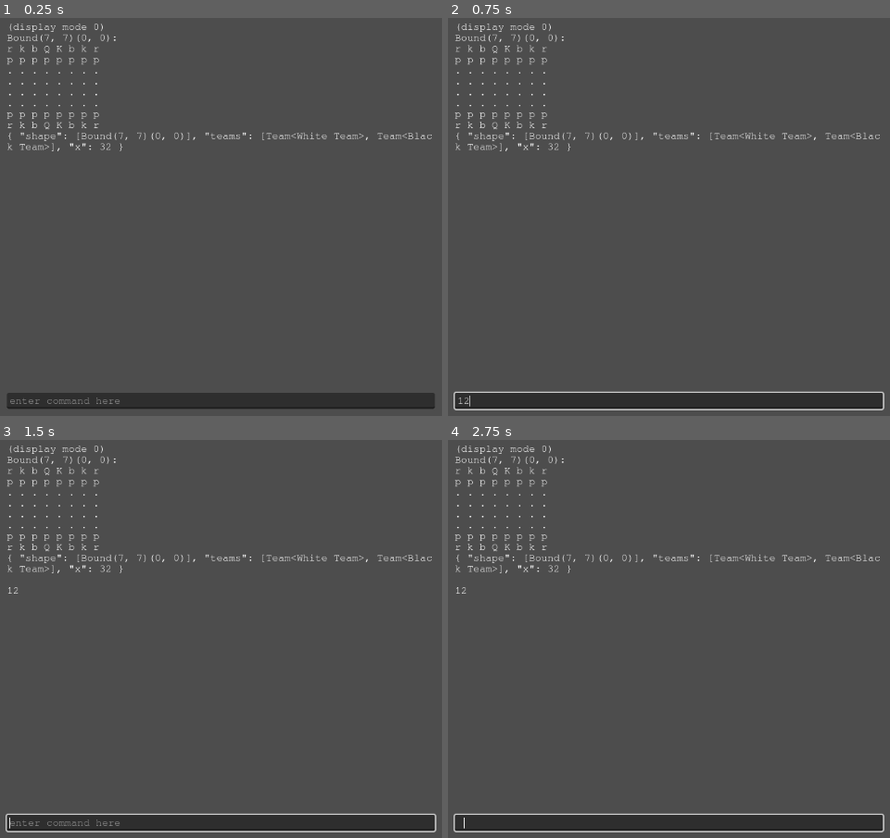
Above: before the commit, frames 1-4 (two rows, left to right).
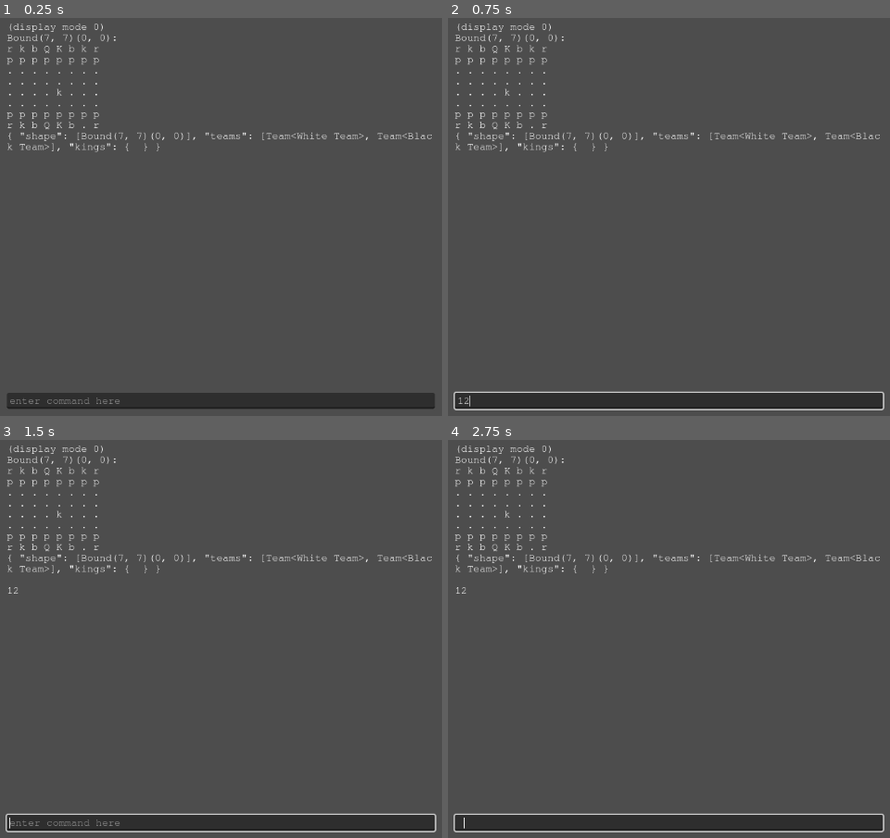
Above: after the commit, the same moments.

Repository: Roboticy3/Mess
Game: Godot game, scene res://default.tscn
Two runs of this game, one before a commit and one after it. Both use one fixed random seed, a clock stepped at 60 frames per second and the inputs below.
Inputs (mouse positions are in pixels of both pictures, inside the frame that each line leads up to):
- Up to frame 1 (0.25 s): no input
- Up to frame 2 (0.75 s): click (669, 400) at 0.52 s; type "12" at 0.6 s
- Up to frame 3 (1.5 s): tap Enter at 1.25 s
- Up to frame 4 (2.75 s): tap Space at 2 s

The runs differ from the first frame. In frame 1, 0.1% of the frame differs, in the area x 12-37%, y 17-34%; in frame 2, 0.1%; in frame 3, 0.1%; in frame 4, 0.1%.

Commit message:
Moved Piece.gd to the right folder

Diff:
--- a/Board Types/Board.gd
+++ b/Board Types/Board.gd
@@ -37,8 +37,6 @@
 	"shape":[],
 	"teams":[]}
 
-@export var dynamic_state_keys:PackedStringArray = []
-
 #the board stores its state at the beginning of each turn
 #each state is a dictionary including pieces and variables that can change during a game
 #each state should store its own copies of pieces and values for other states of the board
@@ -51,6 +49,7 @@
 ### INITIALIZATION, MAY BE OVERRIDEN BY INHERITORS
 
 func _init():
+
 	if active: Accessor.current_board = self
 
 	states = [starting_state.duplicate()]
@@ -109,7 +108,7 @@
 	get_state()[pos] = p
 	current_state[pos] = p
 
-func remove_piece(p:Piece, pos=null) -> void:
+func remove_piece(p:Piece, pos=null) -> Removed:
 	var r = Removed.new()
 	r.last = p
 
@@ -117,8 +116,11 @@
 	get_state()[pos] = r
 	current_state.erase(pos)
 
+	return r
+
 #move piece p to a new position on the active state
 #adds a Removed in the old position of the piece in generated mode
+#returns the new copy of the Piece
 func move_piece(p:Piece, new_pos) -> Piece:
 
 	var s := current_state
@@ -130,6 +132,7 @@
 
 	p_new.last = s.get(new_pos)
 	remove_piece(p, pos)
+	if p_new.last is Piece: remove_piece(p_new.last, new_pos)
 
 	var n_s := p_new.get_state()
 	n_s["position"] = new_pos
@@ -150,25 +153,24 @@
 		if !(p is Piece): continue
 
 		p.generate_options(self)
-
-func g_call_option(o:Callable):
-	add_state()
-	o.call()
-	g_options()
 
 #create a new turn by calling an option on a piece
 #creates a new state and fills it by calling the given option on the given piece
 func call_option(p:Piece, o) -> bool:
 
 	var p_o := p.options
-	if !p.options.has(o):
+	var option = p_o.get(o)
+	if option == null:
 		return false
 
-	if build:
-		add_state(p_o[o], true)
-		b_options()
-	else:
-		g_call_option(p_o[o])
+	if option is Dictionary:
+		add_state(option, true)
+	elif option is Callable:
+		add_state()
+		option.call()
+
+	if build: b_options()
+	else: g_options()
 
 	states[-1].make_read_only()
 
@@ -193,8 +195,9 @@
 			k[i] = null
 			continue
 
-		p.options = {}
-		var options:Dictionary = p.generate_options(self, false)
+		var options:Dictionary = p.options
+		if options.is_empty():
+			options = p.generate_options(self, false)
 
 		if options.is_empty():
 			k[i] = null
@@ -205,9 +208,6 @@
 
 		b_new_s[k[i]] = new_p
 		v[i] = new_p
-	#additionally copy keys that were flagged as dynamic
-	for d in dynamic_state_keys:
-		b_new_s[d] = get_state().get(d)
 
 	merge_state(b_new_s, s)
 
@@ -251,8 +251,10 @@
 
 	var s:Dictionary = states.pop_back()
 	tear_state(s)
-
-	b_options()
+	merge_state_misc(states[-1])
+
+	if build: b_options()
+	else: g_options()
 
 	return s
 
@@ -270,6 +272,16 @@
 			target[k[i]] = p
 		else:
 			target.erase(k[i])
+
+func merge_state_misc(s:Dictionary, target:=current_state):
+	var k := s.keys()
+	var v := s.values()
+
+	for i in k.size():
+		var p = v[i]
+
+		if !(p is Piece) and !(p is Removed):
+			target[k[i]] = v[i]
 
 func tear_state(s:Dictionary, target:=current_state):
 	var k := s.keys()
@@ -318,6 +330,7 @@
 	return t == null || t == get_team()
 
 func get_state(turn := get_turn()) -> Dictionary:
+	if turn < 0: return starting_state
 	return states[turn]
 
 func get_team(pos=null, turn := get_turn()) -> Team:
--- a/Board Types/Chess.gd
+++ b/Board Types/Chess.gd
@@ -1,9 +1,7 @@
 extends Board2i
 
 func _init():
-
-	starting_state["x"] = 0
-	dynamic_state_keys = ["x"]
+	starting_state["kings"] = {}
 
 	super._init()
 
@@ -13,12 +11,8 @@
 func add_piece(p:Piece, pos=null):
 	super.add_piece(p, pos)
 
-	get_state()["x"] += 1
-
 func remove_piece(p:Piece, pos=null):
-	super.remove_piece(p, pos)
-
-	get_state()["x"] -= 1
+	var r = super.remove_piece(p, pos)
 
 func _evaluate():
 	super._evaluate()
--- a/default.tscn
+++ b/default.tscn
@@ -1,8 +1,8 @@
-[gd_scene load_steps=22 format=3 uid="uid://csevw85mg4w2l"]
+[gd_scene load_steps=22 format=3 uid="uid://ci5mt31lrmwjj"]
 
 [ext_resource type="Script" path="res://Board Types/Chess.gd" id="1_843vs"]
 [ext_resource type="Script" path="res://Scripts/Board Elements/Team.gd" id="2_l4gke"]
-[ext_resource type="Script" path="res://Piece Types/Piece.gd" id="3_inpwt"]
+[ext_resource type="Script" path="res://Scripts/Board Elements/Piece.gd" id="3_22oss"]
 [ext_resource type="Script" path="res://Piece Types/Pawn2i.gd" id="4_c2gxl"]
 [ext_resource type="Script" path="res://Piece Types/Knight2i.gd" id="5_sjywq"]
 [ext_resource type="Script" path="res://Scripts/Player/Player.gd" id="6_34qhd"]
@@ -50,112 +50,112 @@
 priority = 1
 
 [node name="Pawn" type="Node" parent="Board/White Team"]
-script = ExtResource("3_inpwt")
+script = ExtResource("3_22oss")
 type = SubResource("Resource_8a4kp")
 starting_state = {
 "position": Vector2i(0, 1)
 }
 
 [node name="Pawn2" type="Node" parent="Board/White Team"]
-script = ExtResource("3_inpwt")
+script = ExtResource("3_22oss")
 type = SubResource("Resource_8a4kp")
 starting_state = {
 "position": Vector2i(1, 1)
 }
 
 [node name="Pawn3" type="Node" parent="Board/White Team"]
-script = ExtResource("3_inpwt")
+script = ExtResource("3_22oss")
 type = SubResource("Resource_8a4kp")
 starting_state = {
 "position": Vector2i(2, 1)
 }
 
 [node name="Pawn4" type="Node" parent="Board/White Team"]
-script = ExtResource("3_inpwt")
+script = ExtResource("3_22oss")
 type = SubResource("Resource_8a4kp")
 starting_state = {
 "position": Vector2i(3, 1)
 }
 
 [node name="Pawn5" type="Node" parent="Board/White Team"]
-script = ExtResource("3_inpwt")
+script = ExtResource("3_22oss")
 type = SubResource("Resource_8a4kp")
 starting_state = {
 "position": Vector2i(4, 1)
 }
 
 [node name="Pawn6" type="Node" parent="Board/White Team"]
-script = ExtResource("3_inpwt")
+script = ExtResource("3_22oss")
 type = SubResource("Resource_8a4kp")
 starting_state = {
 "position": Vector2i(5, 1)
 }
 
 [node name="Pawn7" type="Node" parent="Board/White Team"]
-script = ExtResource("3_inpwt")
+script = ExtResource("3_22oss")
 type = SubResource("Resource_8a4kp")
 starting_state = {
 "position": Vector2i(6, 1)
 }
 
 [node name="Pawn8" type="Node" parent="Board/White Team"]
-script = ExtResource("3_inpwt")
+script = ExtResource("3_22oss")
 type = SubResource("Resource_8a4kp")
 starting_state = {
 "position": Vector2i(7, 1)
 }
 
 [node name="Knight" type="Node" parent="Board/White Team"]
-script = ExtResource("3_inpwt")
+script = ExtResource("3_22oss")
 type = SubResource("Resource_1421e")
 starting_state = {
 "position": Vector2i(1, 0)
 }
 
 [node name="Knight2" type="Node" parent="Board/White Team"]
-script = ExtResource("3_inpwt")
+script = ExtResource("3_22oss")
 type = SubResource("Resource_1421e")
 starting_state = {
-"position": Vector2i(6, 0)
+"position": Vector2i(4, 3)
 }
 
 [node name="King" type="Node" parent="Board/White Team"]
-script = ExtResource("3_inpwt")
+script = ExtResource("3_22oss")
 type = SubResource("Resource_e0o4y")
 starting_state = {
 "position": Vector2i(4, 0)
 }
 
 [node name="Rook" type="Node" parent="Board/White Team"]
-script = ExtResource("3_inpwt")
+script = ExtResource("3_22oss")
 type = SubResource("Resource_ve2vv")
 starting_state = {
 "position": Vector2i(0, 0)
 }
 
 [node name="Rook2" type="Node" parent="Board/White Team"]
-script = ExtResource("3_inpwt")
+script = ExtResource("3_22oss")
 type = SubResource("Resource_ve2vv")
 starting_state = {
 "position": Vector2i(7, 0)
 }
 
 [node name="Bishop" type="Node" parent="Board/White Team"]
-script = ExtResource("3_inpwt")
+script = ExtResource("3_22oss")
 type = SubResource("Resource_v6ihh")
 starting_state = {
 "position": Vector2i(2, 0)
 }
 
 [node name="Bishop2" type="Node" parent="Board/White Team"]
-script = ExtResource("3_inpwt")
+script = ExtResource("3_22oss")
 type = SubResource("Resource_v6ihh")
 starting_state = {
 "position": Vector2i(5, 0)
 }
 
 [node name="Queen" type="Node" parent="Board/White Team"]
-script = ExtResource("3_inpwt")
+script = ExtResource("3_22oss")
 type = SubResource("Resource_6gybt")
 starting_state = {
 "position": Vector2i(3, 0)
@@ -168,112 +168,112 @@
 }
 
 [node name="Pawn" type="Node" parent="Board/Black Team"]
-script = ExtResource("3_inpwt")
+script = ExtResource("3_22oss")
 type = SubResource("Resource_8a4kp")
 starting_state = {
 "position": Vector2i(0, 6)
 }
 
 [node name="Pawn2" type="Node" parent="Board/Black Team"]
-script = ExtResource("3_inpwt")
+script = ExtResource("3_22oss")
 type = SubResource("Resource_8a4kp")
 starting_state = {
 "position": Vector2i(1, 6)
 }
 
 [node name="Pawn3" type="Node" parent="Board/Black Team"]
-script = ExtResource("3_inpwt")
+script = ExtResource("3_22oss")
 type = SubResource("Resource_8a4kp")
 starting_state = {
 "position": Vector2i(2, 6)
 }
 
 [node name="Pawn4" type="Node" parent="Board/Black Team"]
-script = ExtResource("3_inpwt")
+script = ExtResource("3_22oss")
 type = SubResource("Resource_8a4kp")
 starting_state = {
 "position": Vector2i(3, 6)
 }
 
 [node name="Pawn5" type="Node" parent="Board/Black Team"]
-script = ExtResource("3_inpwt")
+script = ExtResource("3_22oss")
 type = SubResource("Resource_8a4kp")
 starting_state = {
 "position": Vector2i(4, 6)
 }
 
 [node name="Pawn6" type="Node" parent="Board/Black Team"]
-script = ExtResource("3_inpwt")
+script = ExtResource("3_22oss")
 type = SubResource("Resource_8a4kp")
 starting_state = {
 "position": Vector2i(5, 6)
 }
 
 [node name="Pawn7" type="Node" parent="Board/Black Team"]
-script = ExtResource("3_inpwt")
+script = ExtResource("3_22oss")
 type = SubResource("Resource_8a4kp")
 starting_state = {
 "position": Vector2i(6, 6)
 }
 
 [node name="Pawn8" type="Node" parent="Board/Black Team"]
-script = ExtResource("3_inpwt")
+script = ExtResource("3_22oss")
 type = SubResource("Resource_8a4kp")
 starting_state = {
 "position": Vector2i(7, 6)
 }
 
 [node name="Knight" type="Node" parent="Board/Black Team"]
-script = ExtResource("3_inpwt")
+script = ExtResource("3_22oss")
 type = SubResource("Resource_1421e")
 starting_state = {
 "position": Vector2i(1, 7)
 }
 
 [node name="Knight2" type="Node" parent="Board/Black Team"]
-script = ExtResource("3_inpwt")
+script = ExtResource("3_22oss")
 type = SubResource("Resource_1421e")
 starting_state = {
 "position": Vector2i(6, 7)
 }
 
 [node name="King" type="Node" parent="Board/Black Team"]
-script = ExtResource("3_inpwt")
+script = ExtResource("3_22oss")
 type = SubResource("Resource_e0o4y")
 starting_state = {
 "position": Vector2i(4, 7)
 }
 
 [node name="Rook" type="Node" parent="Board/Black Team"]
-script = ExtResource("3_inpwt")
+script = ExtResource("3_22oss")
 type = SubResource("Resource_ve2vv")
 starting_state = {
 "position": Vector2i(0, 7)
 }
 
 [node name="Rook2" type="Node" parent="Board/Black Team"]
-script = ExtResource("3_inpwt")
+script = ExtResource("3_22oss")
 type = SubResource("Resource_ve2vv")
 starting_state = {
 "position": Vector2i(7, 7)
 }
 
 [node name="Bishop" type="Node" parent="Board/Black Team"]
-script = ExtResource("3_inpwt")
+script = ExtResource("3_22oss")
 type = SubResource("Resource_v6ihh")
 starting_state = {
 "position": Vector2i(2, 7)
 }
 
 [node name="Bishop2" type="Node" parent="Board/Black Team"]
-script = ExtResource("3_inpwt")
+script = ExtResource("3_22oss")
 type = SubResource("Resource_v6ihh")
 starting_state = {
 "position": Vector2i(5, 7)
 }
 
 [node name="Queen" type="Node" parent="Board/Black Team"]
-script = ExtResource("3_inpwt")
+script = ExtResource("3_22oss")
 type = SubResource("Resource_6gybt")
 starting_state = {
 "position": Vector2i(3, 7)
Renamed: Piece Types/Piece.gd -> Scripts/Board Elements/Piece.gd
